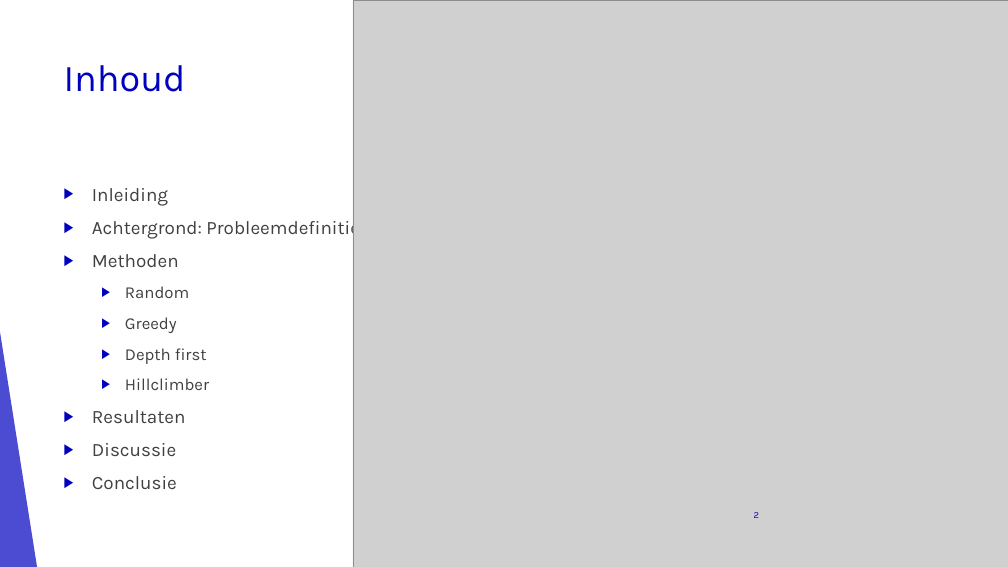
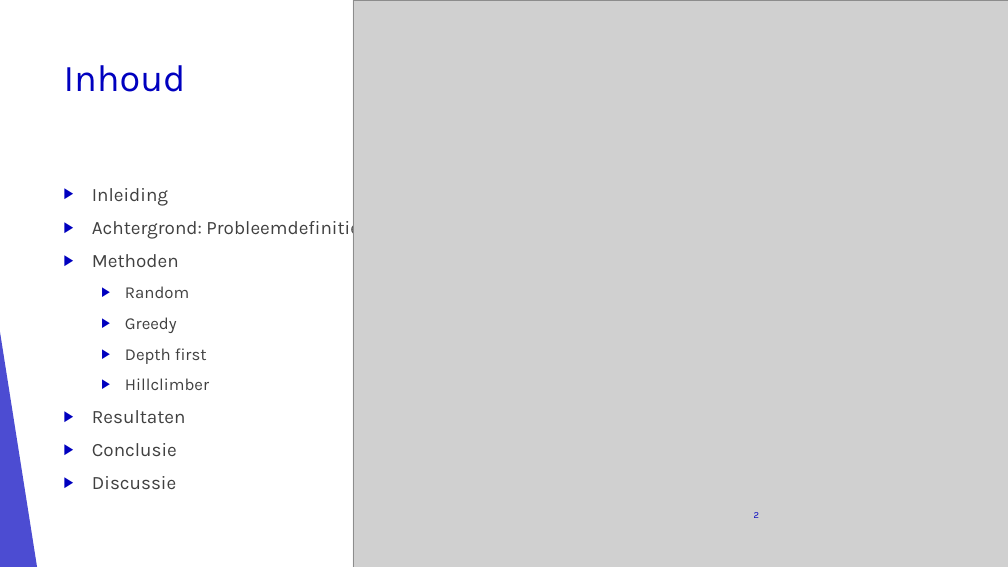
Before and after one commit to corne12345/Lekker-oke-, a slide deck: slide 2 of Eindpresentatie/Amstelhage eindpresentatie.pptx. Drawn at 1008x567 pixels with LibreOffice and Linux fonts; fonts in the diff are those of the drawing; grey boxes stand for pictures. Boxes give left, top, right and bottom in pixels: in the first picture for what was removed or moved away, otherwise in the second. Text is boxed around its words. In the diff, an @@ line names an element or a change of style, - is before the commit and + after.

```diff
--- a/Eindpresentatie/Amstelhage eindpresentatie.pptx
+++ b/Eindpresentatie/Amstelhage eindpresentatie.pptx
@@ text at (x1=92, y1=443, x2=177, y2=456): paragraph added @@
+▶ Conclusie
@@ text at (x1=92, y1=476, x2=177, y2=489): paragraph removed @@
-▶ Conclusie
```
Also in this commit, not shown: 4 other slides changed, 1 slide added, 1 slide removed.
